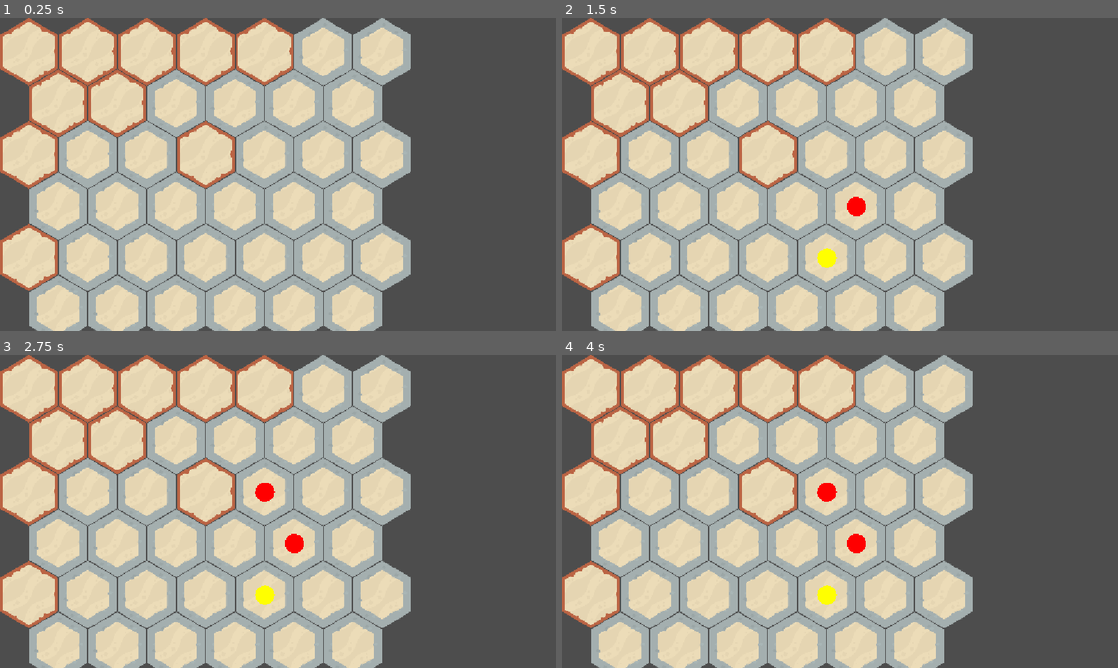
Above: before the commit, frames 1-4 (two rows, left to right).
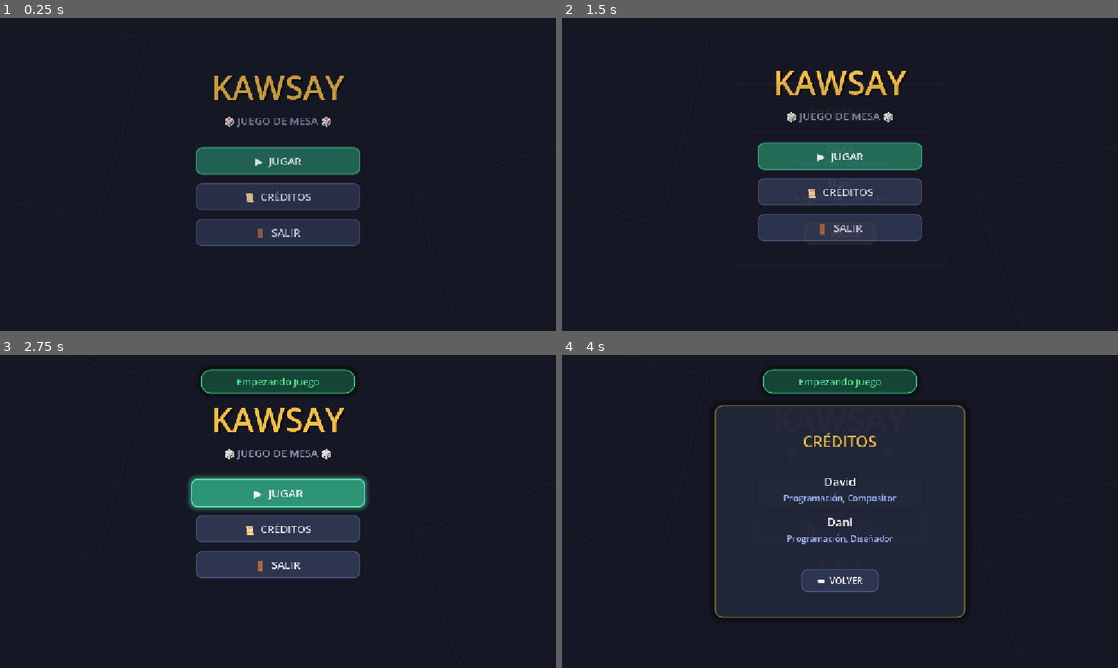
Above: after the commit, the same moments.

Repository: dev1d123/Kawsay
Game: Godot game, scene res://Scene/MenuPrincipal/main_menu.tscn
The game is run twice, just before and just after one commit, with the same random seed, the same clock (stepped at 60 frames per second) and the same inputs. Before the commit the project starts from res://Scene/DaniPrueba/dani.tscn.
Inputs (mouse positions are in pixels of both pictures, inside the frame that each line leads up to):
- Up to frame 1 (0.25 s): no input
- Up to frame 2 (1.5 s): click (840, 193) at 0.5 s, where only the run after the commit has a clickable "📜 CRÉDITOS"; click (840, 243) at 1.25 s, where only the run after the commit has a clickable "⬅ VOLVER"
- Up to frame 3 (2.75 s): click (278, 492) at 2 s, where only the run after the commit has a clickable "▶ JUGAR"
- Up to frame 4 (4 s): click (840, 492) at 2.75 s, where only the run after the commit has a clickable "▶ JUGAR"; click (840, 530) at 3.5 s, where only the run after the commit has a clickable "📜 CRÉDITOS"

The runs differ from the first frame. In frame 1, 100% of the frame differs, in the area x 0-100%, y 0-100%; in frame 2, 100%; in frame 3, 100%; in frame 4, 100%.

Commit message:
feat: main menu

Diff:
--- /dev/null
+++ b/kawsay/Scene/MenuPrincipal/main_menu.tscn
@@ -0,0 +1,351 @@
+[gd_scene format=3 uid="uid://c6j8mak7m5p1n"]
+
+[ext_resource type="Script" path="res://Scripts/MainMenu.gd" id="1_mainmenu"]
+
+[sub_resource type="StyleBoxFlat" id="StyleBoxFlat_bg"]
+bg_color = Color(0.0823529, 0.0941176, 0.141176, 1)
+
+[sub_resource type="StyleBoxFlat" id="StyleBoxFlat_card"]
+bg_color = Color(0.129412, 0.152941, 0.223529, 0.95)
+border_width_left = 2
+border_width_top = 2
+border_width_right = 2
+border_width_bottom = 2
+border_color = Color(0.960784, 0.745098, 0.278431, 0.5)
+corner_radius_top_left = 16
+corner_radius_top_right = 16
+corner_radius_bottom_right = 16
+corner_radius_bottom_left = 16
+shadow_color = Color(0, 0, 0, 0.45)
+shadow_size = 16
+
+[sub_resource type="StyleBoxFlat" id="StyleBoxFlat_play_normal"]
+bg_color = Color(0.141176, 0.45098, 0.360784, 1)
+border_width_left = 2
+border_width_top = 2
+border_width_right = 2
+border_width_bottom = 2
+border_color = Color(0.301961, 0.784314, 0.611765, 1)
+corner_radius_top_left = 12
+corner_radius_top_right = 12
+corner_radius_bottom_right = 12
+corner_radius_bottom_left = 12
+
+[sub_resource type="StyleBoxFlat" id="StyleBoxFlat_play_hover"]
+bg_color = Color(0.180392, 0.580392, 0.462745, 1)
+border_width_left = 2
+border_width_top = 2
+border_width_right = 2
+border_width_bottom = 2
+border_color = Color(0.407843, 0.952941, 0.752941, 1)
+corner_radius_top_left = 12
+corner_radius_top_right = 12
+corner_radius_bottom_right = 12
+corner_radius_bottom_left = 12
+shadow_color = Color(0.301961, 0.784314, 0.611765, 0.4)
+shadow_size = 10
+
+[sub_resource type="StyleBoxFlat" id="StyleBoxFlat_btn_normal"]
+bg_color = Color(0.180392, 0.207843, 0.309804, 1)
+border_width_left = 2
+border_width_top = 2
+border_width_right = 2
+border_width_bottom = 2
+border_color = Color(0.290196, 0.329412, 0.490196, 1)
+corner_radius_top_left = 12
+corner_radius_top_right = 12
+corner_radius_bottom_right = 12
+corner_radius_bottom_left = 12
+
+[sub_resource type="StyleBoxFlat" id="StyleBoxFlat_btn_hover"]
+bg_color = Color(0.243137, 0.278431, 0.427451, 1)
+border_width_left = 2
+border_width_top = 2
+border_width_right = 2
+border_width_bottom = 2
+border_color = Color(0.960784, 0.745098, 0.278431, 1)
+corner_radius_top_left = 12
+corner_radius_top_right = 12
+corner_radius_bottom_right = 12
+corner_radius_bottom_left = 12
+shadow_color = Color(0.960784, 0.745098, 0.278431, 0.3)
+shadow_size = 8
+
+[sub_resource type="StyleBoxFlat" id="StyleBoxFlat_quit_hover"]
+bg_color = Color(0.501961, 0.160784, 0.2, 1)
+border_width_left = 2
+border_width_top = 2
+border_width_right = 2
+border_width_bottom = 2
+border_color = Color(0.901961, 0.301961, 0.34902, 1)
+corner_radius_top_left = 12
+corner_radius_top_right = 12
+corner_radius_bottom_right = 12
+corner_radius_bottom_left = 12
+shadow_color = Color(0.901961, 0.301961, 0.34902, 0.3)
+shadow_size = 8
+
+[sub_resource type="StyleBoxFlat" id="StyleBoxFlat_log_banner"]
+bg_color = Color(0.0901961, 0.278431, 0.219608, 0.95)
+border_width_left = 2
+border_width_top = 2
+border_width_right = 2
+border_width_bottom = 2
+border_color = Color(0.2, 0.8, 0.5, 1)
+corner_radius_top_left = 20
+corner_radius_top_right = 20
+corner_radius_bottom_right = 20
+corner_radius_bottom_left = 20
+shadow_color = Color(0, 0, 0, 0.5)
+shadow_size = 12
+
+[node name="MainMenu" type="Control"]
+layout_mode = 3
+anchors_preset = 15
+anchor_right = 1.0
+anchor_bottom = 1.0
+grow_horizontal = 2
+grow_vertical = 2
+script = ExtResource("1_mainmenu")
+
+[node name="Background" type="Panel" parent="."]
+layout_mode = 1
+anchors_preset = 15
+anchor_right = 1.0
+anchor_bottom = 1.0
+grow_horizontal = 2
+grow_vertical = 2
+theme_override_styles/panel = SubResource("StyleBoxFlat_bg")
+
+[node name="DecorativePattern" type="Control" parent="."]
+layout_mode = 1
+anchors_preset = 15
+anchor_right = 1.0
+anchor_bottom = 1.0
+grow_horizontal = 2
+grow_vertical = 2
+
+[node name="HexBgCard1" type="Panel" parent="DecorativePattern"]
+modulate = Color(1, 1, 1, 0.04)
+layout_mode = 1
+anchors_preset = 0
+offset_left = -80.0
+offset_top = -60.0
+offset_right = 320.0
+offset_bottom = 340.0
+rotation = 0.261799
+theme_override_styles/panel = SubResource("StyleBoxFlat_card")
+
+[node name="HexBgCard2" type="Panel" parent="DecorativePattern"]
+modulate = Color(1, 1, 1, 0.04)
+layout_mode = 1
+anchors_preset = 3
+anchor_left = 1.0
+anchor_top = 1.0
+anchor_right = 1.0
+anchor_bottom = 1.0
+offset_left = -300.0
+offset_top = -280.0
+offset_right = 100.0
+offset_bottom = 120.0
+grow_horizontal = 0
+grow_vertical = 0
+rotation = -0.349066
+theme_override_styles/panel = SubResource("StyleBoxFlat_card")
+
+[node name="MarginContainer" type="MarginContainer" parent="."]
+layout_mode = 1
+anchors_preset = 15
+anchor_right = 1.0
+anchor_bottom = 1.0
+grow_horizontal = 2
+grow_vertical = 2
+theme_override_constants/margin_left = 60
+theme_override_constants/margin_top = 50
+theme_override_constants/margin_right = 60
+theme_override_constants/margin_bottom = 50
+
+[node name="VBoxContainer" type="VBoxContainer" parent="MarginContainer"]
+layout_mode = 2
+theme_override_constants/separation = 40
+alignment = 1
+
+[node name="Header" type="VBoxContainer" parent="MarginContainer/VBoxContainer"]
+layout_mode = 2
+theme_override_constants/separation = 8
+alignment = 1
+
+[node name="Title" type="Label" parent="MarginContainer/VBoxContainer/Header"]
+layout_mode = 2
+theme_override_colors/font_color = Color(0.960784, 0.745098, 0.278431, 1)
+theme_override_colors/font_shadow_color = Color(0, 0, 0, 0.6)
+theme_override_constants/shadow_offset_x = 3
+theme_override_constants/shadow_offset_y = 3
+theme_override_font_sizes/font_size = 68
+text = "KAWSAY"
+horizontal_alignment = 1
+
+[node name="Subtitle" type="Label" parent="MarginContainer/VBoxContainer/Header"]
+layout_mode = 2
+theme_override_colors/font_color = Color(0.541176, 0.572549, 0.698039, 1)
+theme_override_font_sizes/font_size = 22
+text = "🎲 JUEGO DE MESA 🎲"
+horizontal_alignment = 1
+
+[node name="ButtonsContainer" type="VBoxContainer" parent="MarginContainer/VBoxContainer"]
+custom_minimum_size = Vector2(340, 0)
+layout_mode = 2
+size_flags_horizontal = 4
+theme_override_constants/separation = 18
+alignment = 1
+
+[node name="PlayButton" type="Button" parent="MarginContainer/VBoxContainer/ButtonsContainer"]
+custom_minimum_size = Vector2(0, 56)
+layout_mode = 2
+focus_mode = 0
+theme_override_colors/font_color = Color(1, 1, 1, 1)
+theme_override_font_sizes/font_size = 22
+theme_override_styles/hover = SubResource("StyleBoxFlat_play_hover")
+theme_override_styles/pressed = SubResource("StyleBoxFlat_play_hover")
+theme_override_styles/normal = SubResource("StyleBoxFlat_play_normal")
+text = "▶  JUGAR"
+
+[node name="CreditsButton" type="Button" parent="MarginContainer/VBoxContainer/ButtonsContainer"]
+custom_minimum_size = Vector2(0, 56)
+layout_mode = 2
+focus_mode = 0
+theme_override_colors/font_color = Color(0.9, 0.92, 0.96, 1)
+theme_override_font_sizes/font_size = 22
+theme_override_styles/hover = SubResource("StyleBoxFlat_btn_hover")
+theme_override_styles/pressed = SubResource("StyleBoxFlat_btn_hover")
+theme_override_styles/normal = SubResource("StyleBoxFlat_btn_normal")
+text = "📜  CRÉDITOS"
+
+[node name="QuitButton" type="Button" parent="MarginContainer/VBoxContainer/ButtonsContainer"]
+custom_minimum_size = Vector2(0, 56)
+layout_mode = 2
+focus_mode = 0
+theme_override_colors/font_color = Color(0.9, 0.92, 0.96, 1)
+theme_override_font_sizes/font_size = 22
+theme_override_styles/hover = SubResource("StyleBoxFlat_quit_hover")
+theme_override_styles/pressed = SubResource("StyleBoxFlat_quit_hover")
+theme_override_styles/normal = SubResource("StyleBoxFlat_btn_normal")
+text = "🚪  SALIR"
+
+[node name="CreditsOverlay" type="PanelContainer" parent="."]
+visible = false
+layout_mode = 1
+anchors_preset = 8
+anchor_left = 0.5
+anchor_top = 0.5
+anchor_right = 0.5
+anchor_bottom = 0.5
+offset_left = -260.0
+offset_top = -220.0
+offset_right = 260.0
+offset_bottom = 220.0
+grow_horizontal = 2
+grow_vertical = 2
+theme_override_styles/panel = SubResource("StyleBoxFlat_card")
+
+[node name="MarginContainer" type="MarginContainer" parent="CreditsOverlay"]
+layout_mode = 2
+theme_override_constants/margin_left = 32
+theme_override_constants/margin_top = 28
+theme_override_constants/margin_right = 32
+theme_override_constants/margin_bottom = 28
+
+[node name="VBoxContainer" type="VBoxContainer" parent="CreditsOverlay/MarginContainer"]
+layout_mode = 2
+theme_override_constants/separation = 20
+alignment = 1
+
+[node name="Title" type="Label" parent="CreditsOverlay/MarginContainer/VBoxContainer"]
+layout_mode = 2
+theme_override_colors/font_color = Color(0.960784, 0.745098, 0.278431, 1)
+theme_override_font_sizes/font_size = 32
+text = "CRÉDITOS"
+horizontal_alignment = 1
+
+[node name="HSeparator" type="HSeparator" parent="CreditsOverlay/MarginContainer/VBoxContainer"]
+layout_mode = 2
+
+[node name="Dev1" type="VBoxContainer" parent="CreditsOverlay/MarginContainer/VBoxContainer"]
+layout_mode = 2
+theme_override_constants/separation = 4
+
+[node name="Name" type="Label" parent="CreditsOverlay/MarginContainer/VBoxContainer/Dev1"]
+layout_mode = 2
+theme_override_colors/font_color = Color(1, 1, 1, 1)
+theme_override_font_sizes/font_size = 24
+text = "David"
+horizontal_alignment = 1
+
+[node name="Role" type="Label" parent="CreditsOverlay/MarginContainer/VBoxContainer/Dev1"]
+layout_mode = 2
+theme_override_colors/font_color = Color(0.647059, 0.705882, 0.988235, 1)
+theme_override_font_sizes/font_size = 18
+text = "Programación, Compositor"
+horizontal_alignment = 1
+
+[node name="Dev2" type="VBoxContainer" parent="CreditsOverlay/MarginContainer/VBoxContainer"]
+layout_mode = 2
+theme_override_constants/separation = 4
+
+[node name="Name" type="Label" parent="CreditsOverlay/MarginContainer/VBoxContainer/Dev2"]
+layout_mode = 2
+theme_override_colors/font_color = Color(1, 1, 1, 1)
+theme_override_font_sizes/font_size = 24
+text = "Dani"
+horizontal_alignment = 1
+
+[node name="Role" type="Label" parent="CreditsOverlay/MarginContainer/VBoxContainer/Dev2"]
+layout_mode = 2
+theme_override_colors/font_color = Color(0.647059, 0.705882, 0.988235, 1)
+theme_override_font_sizes/font_size = 18
+text = "Programación, Diseñador"
+horizontal_alignment = 1
+
+[node name="Spacer" type="Control" parent="CreditsOverlay/MarginContainer/VBoxContainer"]
+custom_minimum_size = Vector2(0, 10)
+layout_mode = 2
+
+[node name="BackButton" type="Button" parent="CreditsOverlay/MarginContainer/VBoxContainer"]
+custom_minimum_size = Vector2(160, 48)
+layout_mode = 2
+size_flags_horizontal = 4
+focus_mode = 0
+theme_override_colors/font_color = Color(1, 1, 1, 1)
+theme_override_font_sizes/font_size = 18
+theme_override_styles/hover = SubResource("StyleBoxFlat_btn_hover")
+theme_override_styles/pressed = SubResource("StyleBoxFlat_btn_hover")
+theme_override_styles/normal = SubResource("StyleBoxFlat_btn_normal")
+text = "⬅  VOLVER"
+
+[node name="LogBanner" type="PanelContainer" parent="."]
+visible = false
+layout_mode = 1
+anchors_preset = 5
+anchor_left = 0.5
+anchor_right = 0.5
+offset_left = -160.0
+offset_top = 30.0
+offset_right = 160.0
+offset_bottom = 80.0
+grow_horizontal = 2
+theme_override_styles/panel = SubResource("StyleBoxFlat_log_banner")
+
+[node name="MarginContainer" type="MarginContainer" parent="LogBanner"]
+layout_mode = 2
+theme_override_constants/margin_left = 24
+theme_override_constants/margin_top = 8
+theme_override_constants/margin_right = 24
+theme_override_constants/margin_bottom = 8
+
+[node name="LogLabel" type="Label" parent="LogBanner/MarginContainer"]
+layout_mode = 2
+theme_override_colors/font_color = Color(0.290196, 0.941176, 0.611765, 1)
+theme_override_font_sizes/font_size = 20
+text = "Empezando Juego"
+horizontal_alignment = 1
+vertical_alignment = 1
--- /dev/null
+++ b/kawsay/Scripts/MainMenu.gd
@@ -0,0 +1,111 @@
+extends Control
+
+@onready var main_menu_container: Control = $MarginContainer/VBoxContainer
+@onready var play_button: Button = $MarginContainer/VBoxContainer/ButtonsContainer/PlayButton
+@onready var credits_button: Button = $MarginContainer/VBoxContainer/ButtonsContainer/CreditsButton
+@onready var quit_button: Button = $MarginContainer/VBoxContainer/ButtonsContainer/QuitButton
+
+@onready var credits_panel: PanelContainer = $CreditsOverlay
+@onready var credits_back_button: Button = $CreditsOverlay/MarginContainer/VBoxContainer/BackButton
+
+@onready var log_banner: PanelContainer = $LogBanner
+@onready var log_label: Label = $LogBanner/MarginContainer/LogLabel
+
+var _log_tween: Tween
+
+func _ready() -> void:
+	# Configuración inicial del panel de créditos y banner de log
+	credits_panel.visible = false
+	credits_panel.modulate.a = 0.0
+	credits_panel.scale = Vector2(0.85, 0.85)
+
+	if log_banner:
+		log_banner.visible = false
+		log_banner.modulate.a = 0.0
+
+	# Conexión de señales de botones
+	play_button.pressed.connect(_on_play_pressed)
+	credits_button.pressed.connect(_on_credits_pressed)
+	quit_button.pressed.connect(_on_quit_pressed)
+	credits_back_button.pressed.connect(_on_credits_back_pressed)
+
+	# Agregar animaciones de hover a todos los botones
+	_setup_button_hover_effects(play_button)
+	_setup_button_hover_effects(credits_button)
+	_setup_button_hover_effects(quit_button)
+	_setup_button_hover_effects(credits_back_button)
+
+	# Animación de entrada inicial del título y menú
+	main_menu_container.modulate.a = 0.0
+	main_menu_container.position.y += 20
+	var tween = create_tween().set_parallel(true).set_trans(Tween.TRANS_CUBIC).set_ease(Tween.EASE_OUT)
+	tween.tween_property(main_menu_container, "modulate:a", 1.0, 0.6)
+	tween.tween_property(main_menu_container, "position:y", main_menu_container.position.y - 20, 0.6)
+
+func _setup_button_hover_effects(btn: Button) -> void:
+	btn.pivot_offset = btn.size / 2.0
+	btn.resized.connect(func(): btn.pivot_offset = btn.size / 2.0)
+
+	btn.mouse_entered.connect(func():
+		var tween = create_tween().set_trans(Tween.TRANS_BACK).set_ease(Tween.EASE_OUT)
+		tween.tween_property(btn, "scale", Vector2(1.06, 1.06), 0.18)
+	)
+	btn.mouse_exited.connect(func():
+		var tween = create_tween().set_trans(Tween.TRANS_CUBIC).set_ease(Tween.EASE_OUT)
+		tween.tween_property(btn, "scale", Vector2(1.0, 1.0), 0.18)
+	)
+	btn.button_down.connect(func():
+		var tween = create_tween().set_trans(Tween.TRANS_CUBIC).set_ease(Tween.EASE_OUT)
+		tween.tween_property(btn, "scale", Vector2(0.95, 0.95), 0.1)
+	)
+	btn.button_up.connect(func():
+		var tween = create_tween().set_trans(Tween.TRANS_CUBIC).set_ease(Tween.EASE_OUT)
+		tween.tween_property(btn, "scale", Vector2(1.06, 1.06), 0.1)
+	)
+
+func _on_play_pressed() -> void:
+	# Requisito explícito del prompt: Log("Empezando Juego")
+	print("Empezando Juego")
+
+	# Banner visual dinámico para notificar en pantalla al usuario
+	_show_log_banner("Empezando Juego")
+
+func _show_log_banner(message: String) -> void:
+	if _log_tween and _log_tween.is_running():
+		_log_tween.kill()
+
+	log_label.text = message
+	log_banner.visible = true
+	log_banner.modulate.a = 0.0
+	log_banner.scale = Vector2(0.8, 0.8)
+	log_banner.pivot_offset = log_banner.size / 2.0
+
+	_log_tween = create_tween().set_parallel(true).set_trans(Tween.TRANS_BACK).set_ease(Tween.EASE_OUT)
+	_log_tween.tween_property(log_banner, "modulate:a", 1.0, 0.3)
+	_log_tween.tween_property(log_banner, "scale", Vector2(1.0, 1.0), 0.3)
+
+	# Se oculta suavemente tras 2.5 segundos
+	var fade_tween = create_tween()
+	fade_tween.tween_interval(2.5)
+	fade_tween.tween_property(log_banner, "modulate:a", 0.0, 0.4)
+	fade_tween.tween_callback(func(): log_banner.visible = false)
+
+func _on_credits_pressed() -> void:
+	credits_panel.visible = true
+	credits_panel.pivot_offset = credits_panel.size / 2.0
+
+	var tween = create_tween().set_parallel(true).set_trans(Tween.TRANS_BACK).set_ease(Tween.EASE_OUT)
+	tween.tween_property(credits_panel, "modulate:a", 1.0, 0.35)
+	tween.tween_property(credits_panel, "scale", Vector2(1.0, 1.0), 0.35)
+
+func _on_credits_back_pressed() -> void:
+	var tween = create_tween().set_parallel(true).set_trans(Tween.TRANS_CUBIC).set_ease(Tween.EASE_IN_OUT)
+	tween.tween_property(credits_panel, "modulate:a", 0.0, 0.25)
+	tween.tween_property(credits_panel, "scale", Vector2(0.85, 0.85), 0.25)
+	tween.chain().tween_callback(func(): credits_panel.visible = false)
+
+func _on_quit_pressed() -> void:
+	print("Saliendo del juego...")
+	var tween = create_tween().set_trans(Tween.TRANS_CUBIC).set_ease(Tween.EASE_IN)
+	tween.tween_property(self, "modulate:a", 0.0, 0.3)
+	tween.tween_callback(func(): get_tree().quit())
--- a/kawsay/project.godot
+++ b/kawsay/project.godot
@@ -11,7 +11,7 @@
 [application]
 
 config/name="Kawsay"
-run/main_scene="uid://dhv077jha1l2g"
+run/main_scene="res://Scene/MenuPrincipal/main_menu.tscn"
 config/features=PackedStringArray("4.7", "GL Compatibility")
 config/icon="res://icon.svg"
 
Not shown, added: kawsay/Scripts/MainMenu.gd.uid
